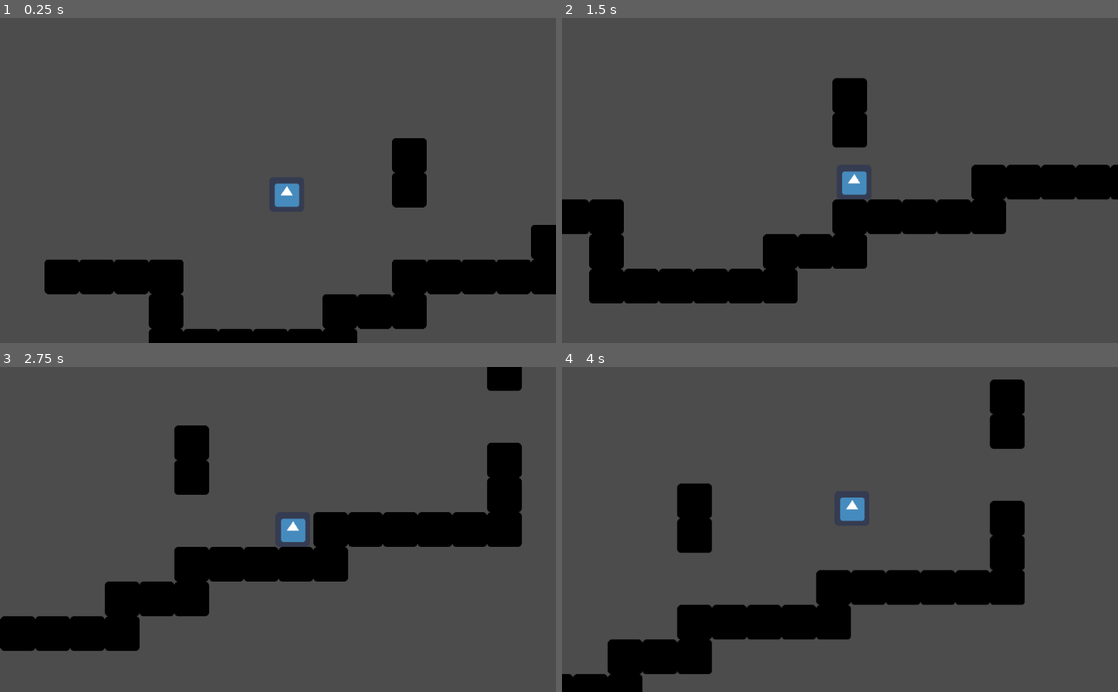
Above: before the commit, frames 1-4 (two rows, left to right).
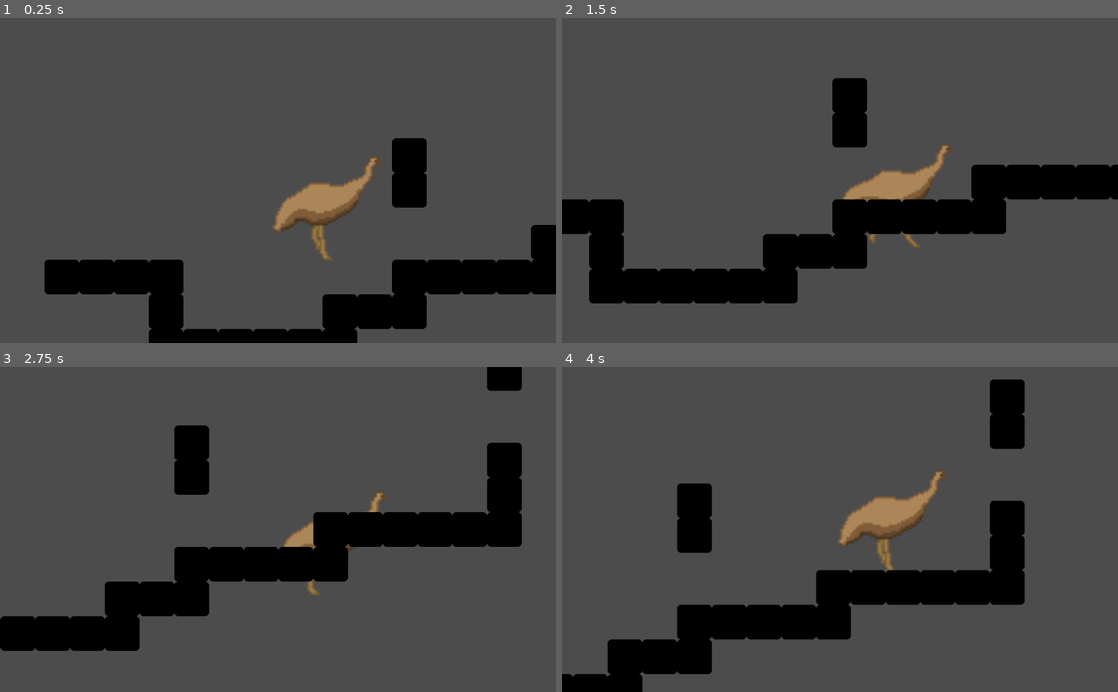
Above: after the commit, the same moments.

Repository: rpromerov/Patformer
Game: Godot game, scene res://World.tscn
The game is run twice, just before and just after one commit, with the same random seed, the same clock (stepped at 60 frames per second) and the same inputs. The engine's default icon, where the game draws it, is replaced by a stand-in: a white triangle on a blue panel in a dark square.
Inputs:
- Up to frame 1 (0.25 s): no input
- Up to frame 2 (1.5 s): hold Right (ui_right) from 0.53 s (still down); tap Up (ui_up) at 0.77 s
- Up to frame 3 (2.75 s): tap Up (ui_up) at 1.52 s; release Right (ui_right) at 2.03 s; hold Left (ui_left) from 2.03 s (still down)
- Up to frame 4 (4 s): release Left (ui_left) at 2.78 s; hold Right (ui_right) from 2.78 s (still down); tap Up (ui_up) at 3.02, 3.77 s

The runs differ from the first frame. In frame 1, 2.2% of the frame differs, in the area x 8-96%, y 36-96%; in frame 2, 1.6%; in frame 3, 0.7%; in frame 4, 2.2%.

Commit message:
Tierra y Emu

Diff:
--- a/World.tscn
+++ b/World.tscn
@@ -1,13 +1,31 @@
-[gd_scene load_steps=5 format=2]
+[gd_scene load_steps=15 format=2]
 
 [ext_resource path="res://KinematicBody2D.gd" type="Script" id=1]
 [ext_resource path="res://icon.png" type="Texture" id=2]
+[ext_resource path="res://Player/Movement/Emu64_movement1.png" type="Texture" id=3]
+[ext_resource path="res://Player/Movement/Emu64_movement2.png" type="Texture" id=4]
+[ext_resource path="res://Player/Movement/Emu64_movement3.png" type="Texture" id=5]
+[ext_resource path="res://Player/Movement/Emu64_movement4.png" type="Texture" id=6]
+[ext_resource path="res://Player/Movement/Emu64_movement5.png" type="Texture" id=7]
+[ext_resource path="res://Player/Movement/Emu64_movement6.png" type="Texture" id=8]
+[ext_resource path="res://Player/Movement/Emu64_movement7.png" type="Texture" id=9]
+[ext_resource path="res://Player/Movement/Emu64_movement8.png" type="Texture" id=10]
+[ext_resource path="res://Player/Movement/Emu64_movement9.png" type="Texture" id=11]
 
 [sub_resource type="RectangleShape2D" id=1]
 
 custom_solver_bias = 0.0
 extents = Vector2( 13, 13 )
 
+[sub_resource type="SpriteFrames" id=3]
+
+animations = [ {
+"frames": [ ExtResource( 3 ), ExtResource( 4 ), ExtResource( 5 ), ExtResource( 6 ), ExtResource( 7 ), ExtResource( 8 ), ExtResource( 9 ), ExtResource( 10 ), ExtResource( 11 ) ],
+"loop": true,
+"name": "Running",
+"speed": 19.0
+} ]
+
 [sub_resource type="RectangleShape2D" id=2]
 
 custom_solver_bias = 0.0
@@ -29,6 +47,7 @@
 
 [node name="Sprite" type="Sprite" parent="KinematicBody2D" index="0"]
 
+visible = false
 texture = ExtResource( 2 )
 
 [node name="CollisionShape2D" type="CollisionShape2D" parent="KinematicBody2D" index="1"]
@@ -63,6 +82,15 @@
 editor_draw_drag_margin = false
 _sections_unfolded = [ "Limit", "Smoothing" ]
 
+[node name="AnimatedSprite" type="AnimatedSprite" parent="KinematicBody2D" index="3"]
+
+position = Vector2( 72, 8 )
+scale = Vector2( 3.75, 3.75 )
+frames = SubResource( 3 )
+animation = "Running"
+frame = 2
+playing = true
+
 [node name="Walls" type="Node2D" parent="." index="1"]
 
 editor/display_folded = true
--- a/project.godot
+++ b/project.godot
@@ -16,4 +16,7 @@
 
 [rendering]
 
+quality/2d/use_pixel_snap=true
+quality/filters/anisotropic_filter_level=1
+quality/shadows/filter_mode=0
 environment/default_environment="res://default_env.tres"
Not shown, added: Level/Dirt64.png.import
Not shown, added: Level/Dirt64_2.png.import
Not shown, added: Level/Dirt64_3.png.import
Binary file added: Player/Movement/Emu64_movement1.png
Not shown, added: Player/Movement/Emu64_movement1.png.import
Binary file added: Player/Movement/Emu64_movement2.png
Not shown, added: Player/Movement/Emu64_movement2.png.import
Binary file added: Player/Movement/Emu64_movement3.png
Not shown, added: Player/Movement/Emu64_movement3.png.import
Binary file added: Player/Movement/Emu64_movement4.png
Not shown, added: Player/Movement/Emu64_movement4.png.import
Binary file added: Player/Movement/Emu64_movement5.png
(and 9 more such lines)
